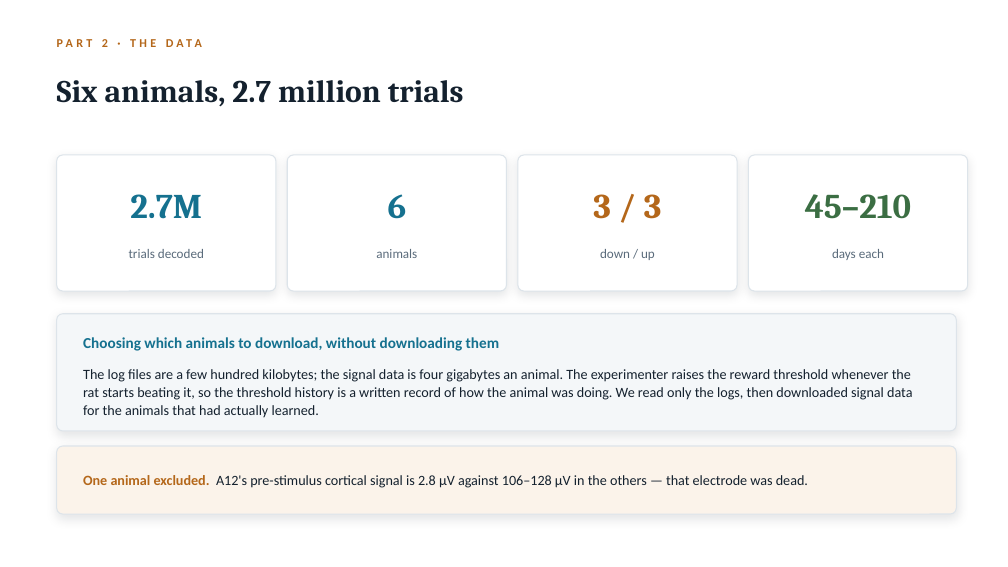
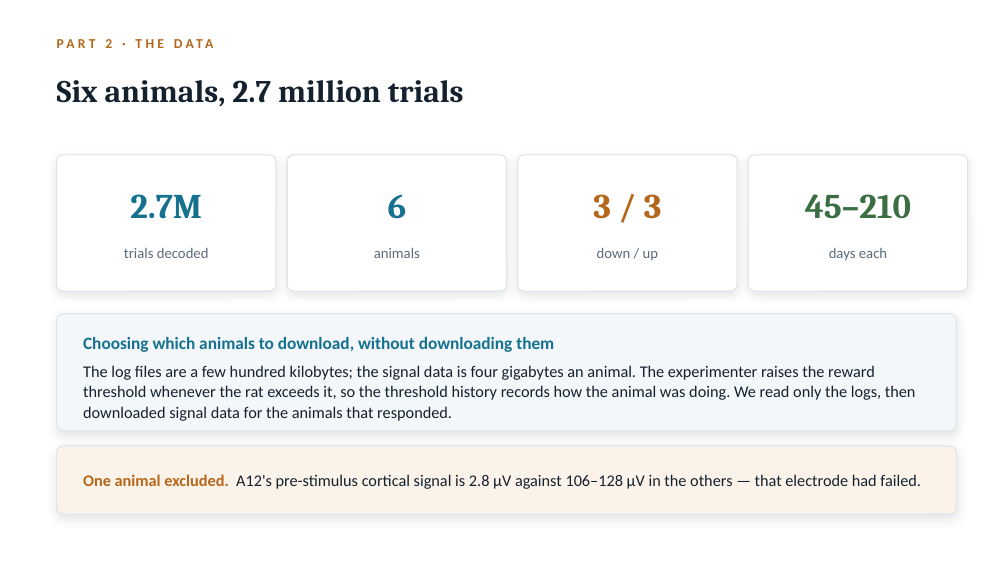
Before and after one commit to switchrao777/hroc-ncan, a slide deck: slide 8 of slides/HROC_Team_Presentation.pptx. Drawn at 1008x567 pixels with LibreOffice and Linux fonts; fonts in the diff are those of the drawing. Boxes give left, top, right and bottom in pixels: in the first picture for what was removed or moved away, otherwise in the second. Text is boxed around its words. In the diff, an @@ line names an element or a change of style, - is before the commit and + after.

```diff
--- a/slides/HROC_Team_Presentation.pptx
+++ b/slides/HROC_Team_Presentation.pptx
@@ text "PART 2 · THE DATA" at [105,39,112,48]: size 11.5 to 13 pt @@
@@ size 12.5 to 14 pt in 4 elements at [124,248,209,258], [374,248,420,258], [597,248,658,261], [829,248,887,261] @@
@@ text "Choosing which animals to download, ..." at [83,337,554,352]: size 14.5 to 16.5 pt @@
@@ text at [83,365,916,421]: text changed; size 13.5 to 15.5 pt @@
-The log files are a few hundred kilobytes; the signal data is four gigabytes an animal. The experimenter raises the reward threshold whenever the rat starts beating it, so the threshold history is a written record of how the animal was doing. We read only the logs, then downloaded signal data for the animals that had actually learned.
+The log files are a few hundred kilobytes; the signal data is four gigabytes an animal. The experimenter raises the reward threshold whenever the rat exceeds it, so the threshold history records how the animal was doing. We read only the logs, then downloaded signal data for the animals that responded.
@@ text at [83,474,921,489]: text changed; size 13.5 to 15.5 pt @@
-One animal excluded. A12's pre-stimulus cortical signal is 2.8 µV against 106–128 µV in the others — that electrode was dead.
+One animal excluded. A12's pre-stimulus cortical signal is 2.8 µV against 106–128 µV in the others — that electrode had failed.
```
Also in this commit, not shown: 32 other slides changed, 1 slide added, 1 slide removed, 31 other files.
